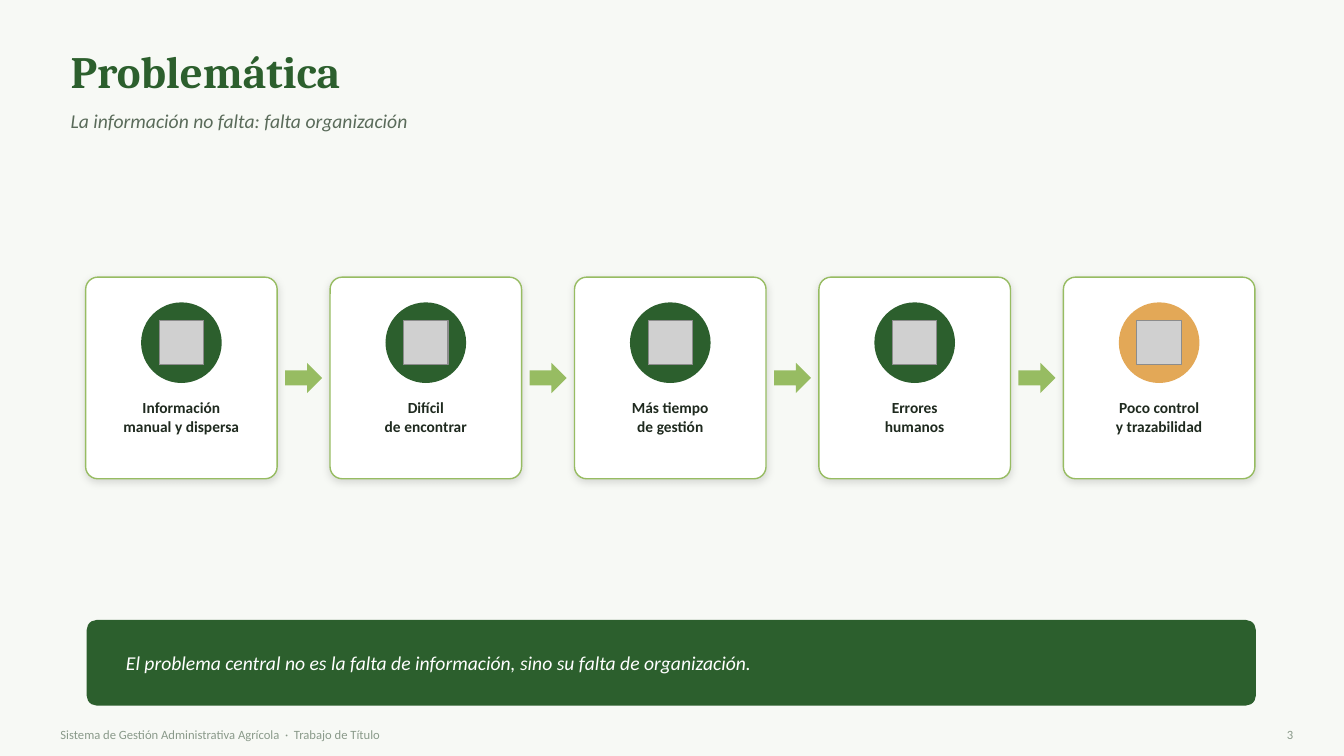
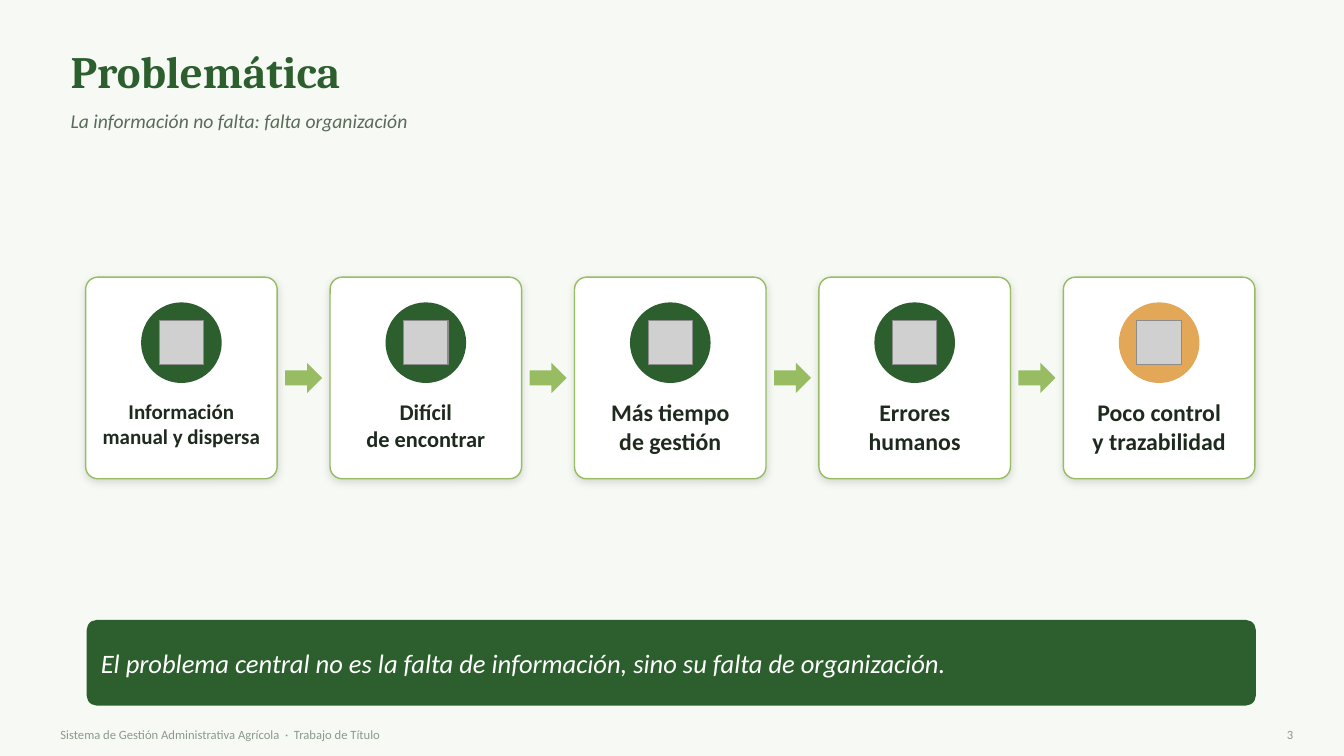
Before and after one commit to xXAlex236Xx/Capstone_005D, a slide deck: slide 4 of FASE 1/Evidencias Grupales/Presentacion_Proyecto.pptx (slide 3 before the commit). Drawn at 1344x756 pixels with LibreOffice and Linux fonts; fonts in the diff are those of the drawing; grey boxes stand for pictures. Boxes give left, top, right and bottom in pixels: in the first picture for what was removed or moved away, otherwise in the second. Text is boxed around its words. In the diff, an @@ line names an element or a change of style, - is before the commit and + after.

```diff
--- a/FASE 1/Evidencias Grupales/Presentacion_Proyecto.pptx
+++ b/FASE 1/Evidencias Grupales/Presentacion_Proyecto.pptx
@@ text "Información" at [103,404,259,448]: size 11 to 15 pt @@
@@ text "Difícil" at [366,404,485,447]: size 11 to 16 pt @@
@@ size 11 to 17 pt in 3 elements at [611,404,729,454], [869,405,961,450], [1092,404,1226,454] @@
@@ text "El problema central no es ...": place and size @@
-text "El problema central no es ..." at [126,656,751,674]
+text "El problema central no es ..." at [101,654,945,678]
@@ text "El problema central no es ..." at [101,654,945,678]: size 14 to 19 pt @@
```
Also in this commit, not shown: 7 other slides changed, 1 slide added.
